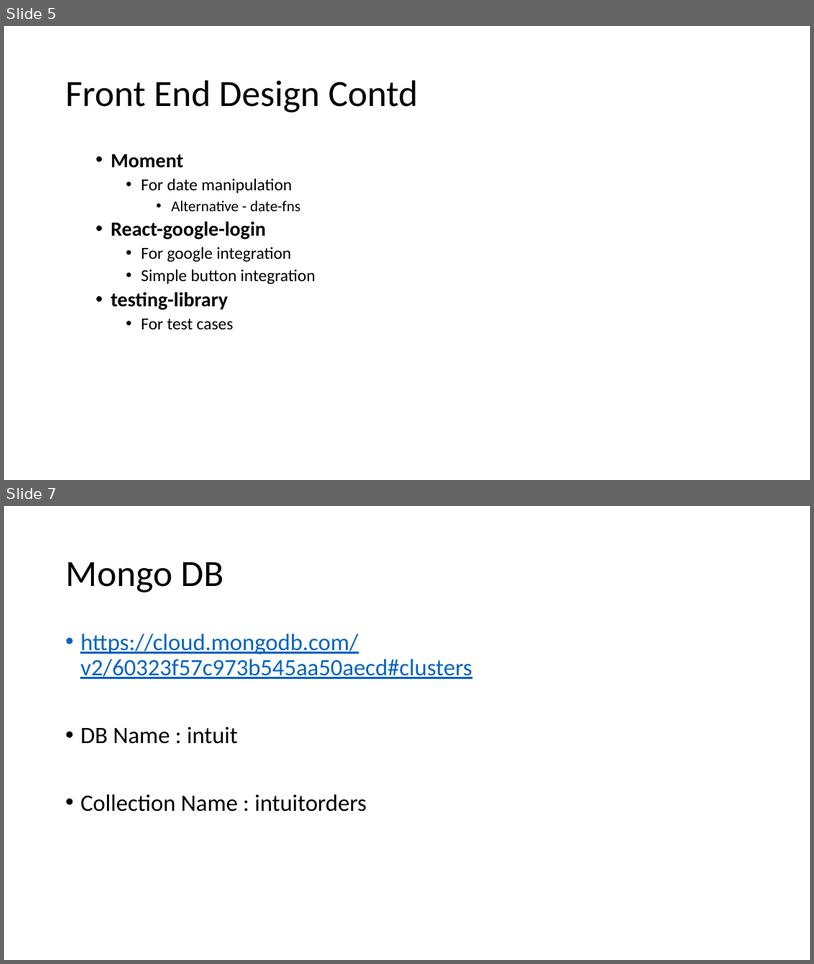
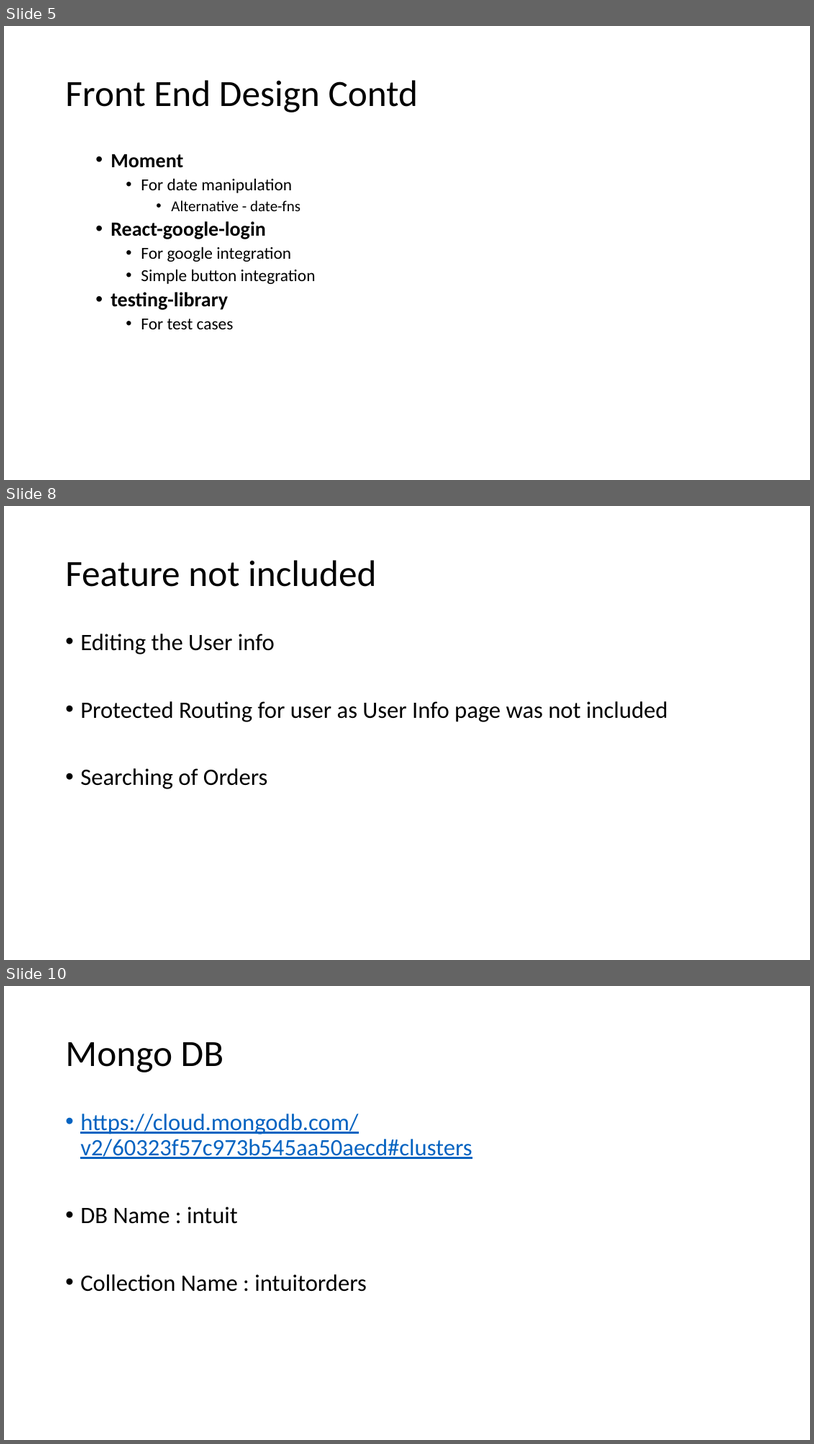
Before and after one commit to anandharshan/intuit2, a slide deck: Arch and decision choices.pptx. Shown one above the other, each under a label of ours: slides 5 and 7 before the commit, slides 5, 8 and 10 after it; the slides between them are not shown. The pictures are 814x964 and 814x1444 pixels, drawn with LibreOffice and Linux fonts; fonts in the diff are those of the drawing. Boxes give left, top, right and bottom in pixels: in the first picture for what was removed or moved away, otherwise in the second. Text is boxed around its words. In the diff, an @@ line names an element or a change of style, - is before the commit and + after.

```diff
--- a/Arch and decision choices.pptx
+++ b/Arch and decision choices.pptx
@@ slide 8 added at box(4, 506, 810, 960), background #FFFFFF @@
@@ title added at box(65, 560, 376, 587), 44 pt, text #000000 @@
+Feature not included
@@ text added at box(80, 633, 669, 789), 28 pt, text #000000 @@
+• Editing the User info
+• Protected Routing for user as User Info page was not included
+• Searching of Orders
@@ what was slide 7 is now slide 10 @@
```
Also in this commit, not shown: 1 slide changed, 2 other slides added.
